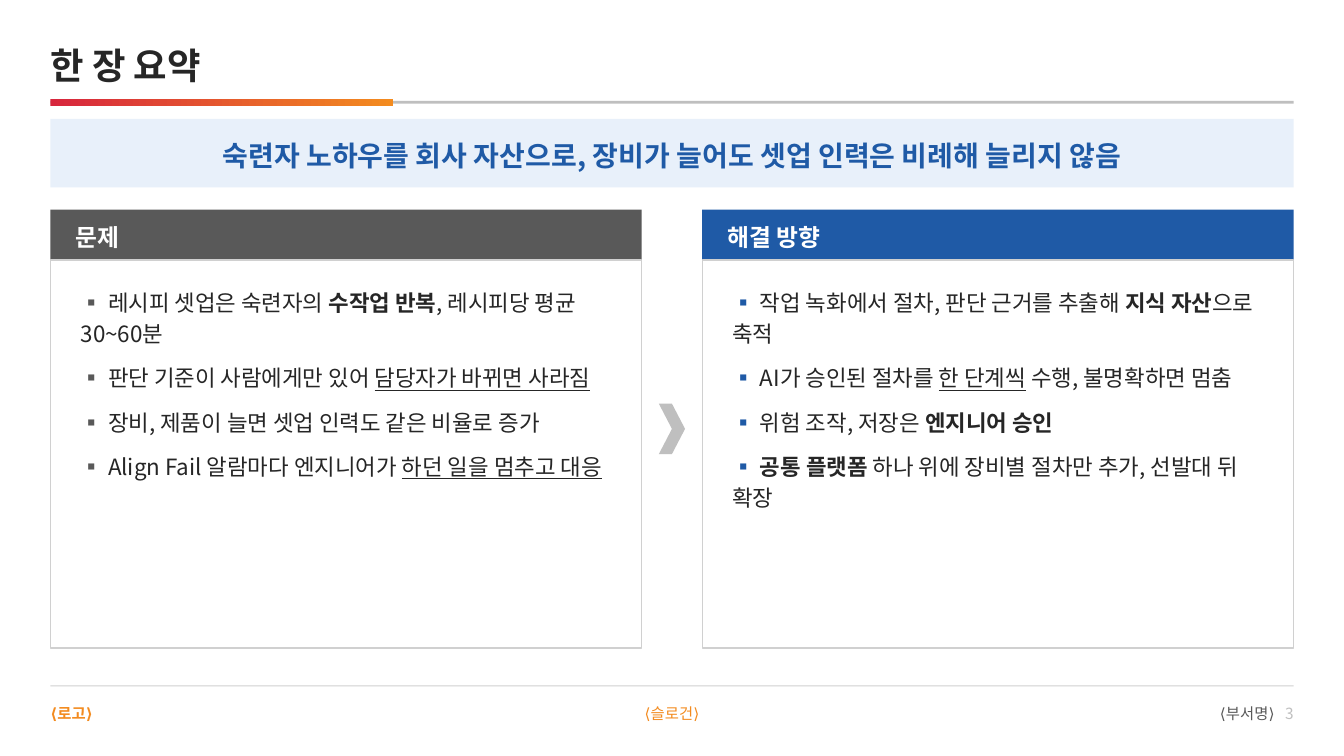
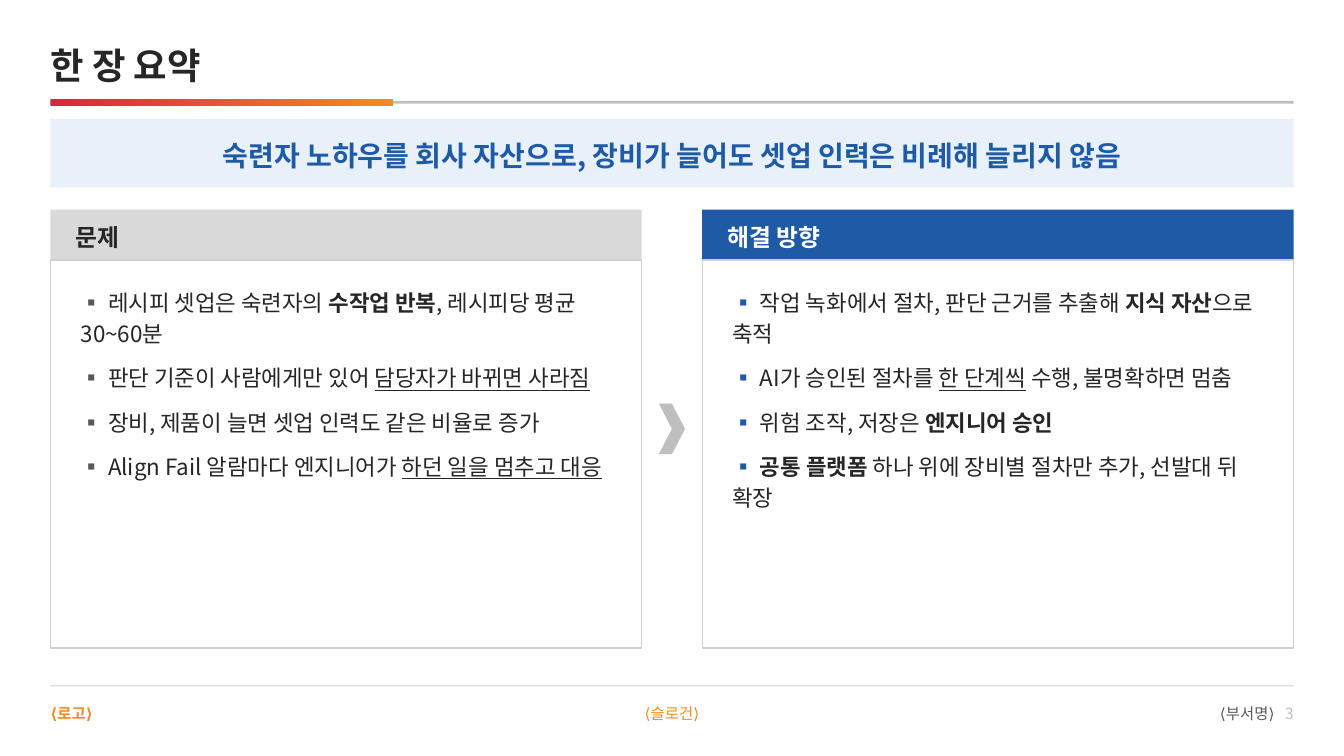
Before and after one commit to DarrenKoi/pm_notes, a slide deck: slide 3 of my-task/arc-tf/deliverables/arc-tf-exec-summary.pptx. Drawn at 1344x756 pixels with LibreOffice and Linux fonts; fonts in the diff are those of the drawing. Boxes give left, top, right and bottom in pixels: in the first picture for what was removed or moved away, otherwise in the second. Text is boxed around its words. In the diff, an @@ line names an element or a change of style, - is before the commit and + after.

```diff
--- a/my-task/arc-tf/deliverables/arc-tf-exec-summary.pptx
+++ b/my-task/arc-tf/deliverables/arc-tf-exec-summary.pptx
@@ rectangle at bbox=[50, 210, 642, 260]: fill #595959 to #D9D9D9 @@
@@ text "문제" at bbox=[76, 226, 120, 248]: text colour #FFFFFF to #262626 @@
```
Also in this commit, not shown: 3 other slides changed, 3 other files.
